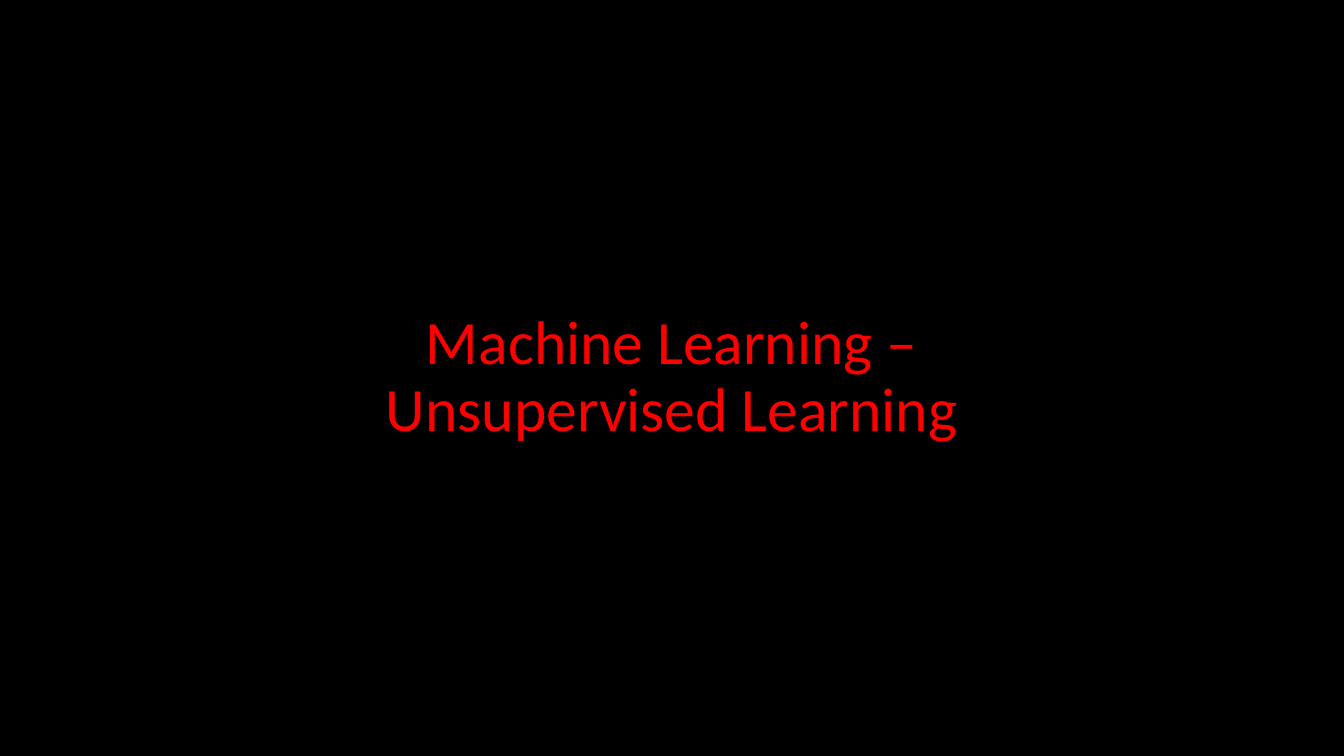
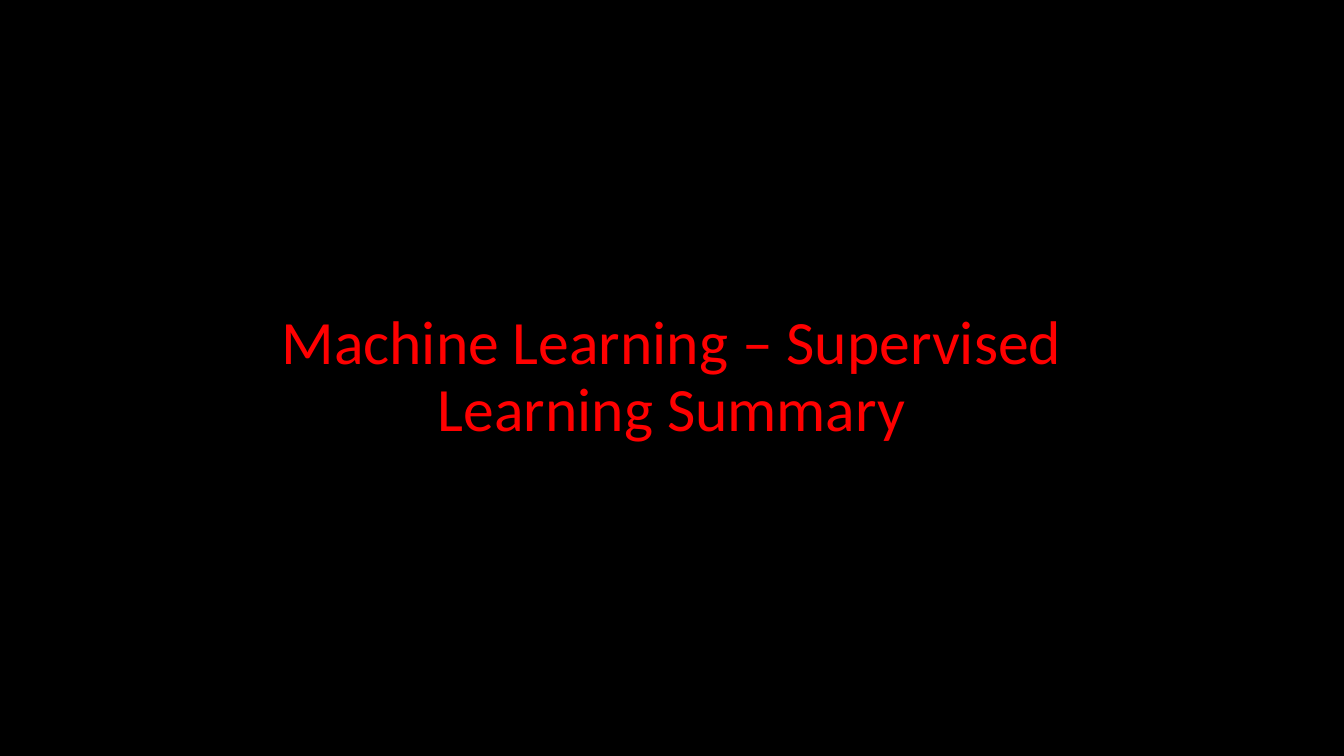
Before and after one commit to RoxannaW/Data-science-bootcamp, a slide deck: slide 1 of Curso/week_10/day3/theory/Machine Learning - Summary Supervised Learning.pptx. Drawn at 1344x756 pixels with LibreOffice and Linux fonts; fonts in the diff are those of the drawing. Boxes give left, top, right and bottom in pixels: in the first picture for what was removed or moved away, otherwise in the second. Text is boxed around its words. In the diff, an @@ line names an element or a change of style, - is before the commit and + after.

```diff
--- a/Curso/week_10/day3/theory/Machine Learning - Summary Supervised Learning.pptx
+++ b/Curso/week_10/day3/theory/Machine Learning - Summary Supervised Learning.pptx
@@ title at <box>281,321,1061,442</box>: text changed @@
-Machine Learning – Unsupervised Learning
+Machine Learning – Supervised Learning Summary
```
Also in this commit, not shown: 19 other files.
